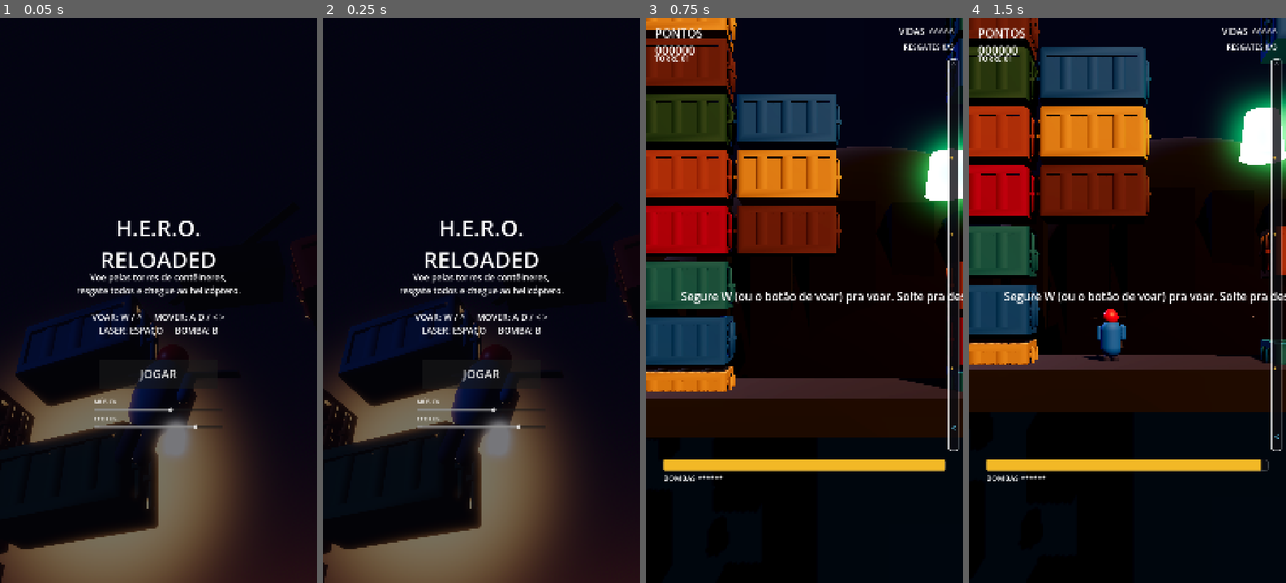
Above: before the commit, frames 1-4 (left to right).
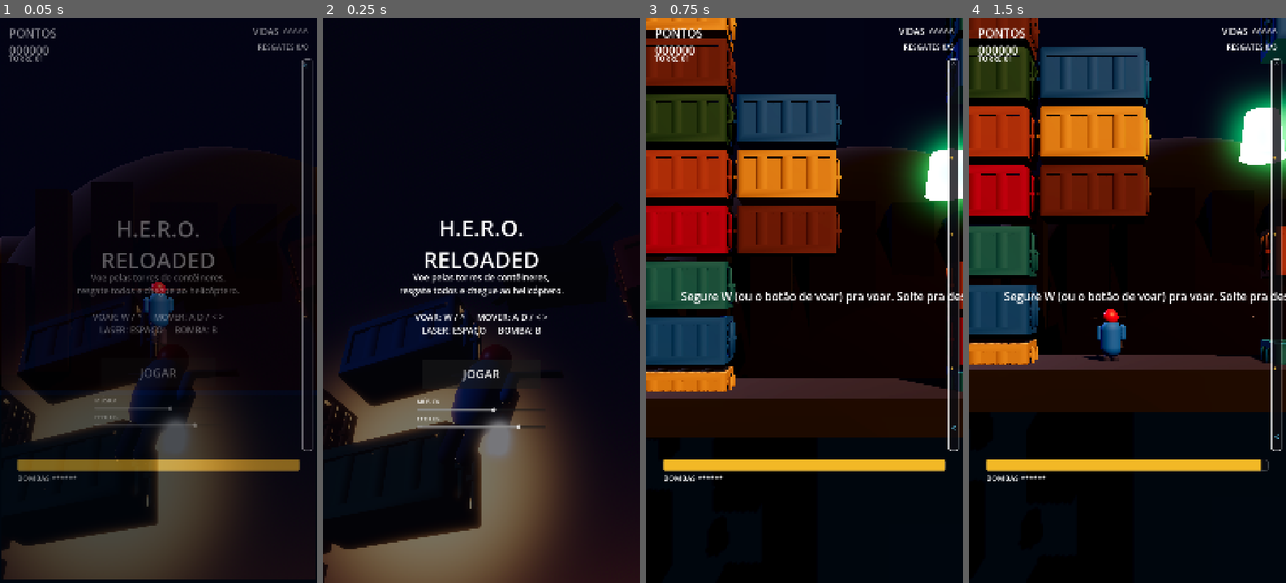
Above: after the commit, the same moments.

Repository: FabriciooPoke/hero-godot
Game: Godot game, scene res://scenes/Main.tscn
Two runs of this game, one before a commit and one after it. Both use one fixed random seed, a clock stepped at 60 frames per second and the inputs below.
Inputs (mouse positions are in pixels of both pictures, inside the frame that each line leads up to):
- Up to frame 1 (0.05 s): no input
- Up to frame 2 (0.25 s): no input
- Up to frame 3 (0.75 s): click "JOGAR" at 0.5 s
- Up to frame 4 (1.5 s): tap Enter at 1.25 s; move the mouse to (1197, 272) at 1.27 s; hold D (mover_direita) from 1.28 s (still down); tap Space (atirar) at 1.35 s; click (1197, 272) at 1.42 s

The runs differ from the first frame. In frame 1, 19% of the frame differs, in the area x 0-100%, y 1-100%; in frame 2, nothing differs; in frame 3, nothing differs; in frame 4, nothing differs.

Commit message:
Adiciona transição suave a todos os painéis de UI
Item #5 da auditoria de excelência. Menu, pausa e fim de fase
apareciam/somem no corte seco. Agora todos usam o mesmo helper
(_revelar/_ocultar em HUD.gd): fade de opacidade + leve "pop" de
escala (0.94→1.0, TRANS_BACK) ao aparecer, fade simples ao sumir —
mesma linguagem de movimento em todo painel do jogo.

_ocultar aceita um callback opcional, então mostrar_nivel_completo/
mostrar_fim continuam disparando a ação (próxima fase / reiniciar) só
depois que a transição termina, sem mudar o fluxo existente.

Testado ao vivo: abrir/fechar pausa via Escape, sem erro no log.

Co-Authored-By: Claude Sonnet 5 <noreply@anthropic.com>

Diff:
--- a/scripts/HUD.gd
+++ b/scripts/HUD.gd
@@ -91,12 +91,38 @@
 		get_viewport().set_input_as_handled()
 
 
+## Painéis apareciam/somem no corte, sem transição nenhuma — esses dois
+## helpers dão um fade + leve "pop" de escala (mesma linguagem em todo
+## painel do jogo: menu, pausa, fim de fase).
+func _revelar(painel: Control) -> void:
+	painel.pivot_offset = painel.size * 0.5
+	painel.visible = true
+	painel.modulate.a = 0.0
+	painel.scale = Vector2(0.94, 0.94)
+	var t := create_tween()
+	t.set_parallel(true)
+	t.tween_property(painel, "modulate:a", 1.0, 0.22).set_trans(Tween.TRANS_SINE).set_ease(Tween.EASE_OUT)
+	t.tween_property(painel, "scale", Vector2.ONE, 0.22).set_trans(Tween.TRANS_BACK).set_ease(Tween.EASE_OUT)
+
+
+func _ocultar(painel: Control, callback: Callable = Callable()) -> void:
+	var t := create_tween()
+	t.tween_property(painel, "modulate:a", 0.0, 0.15).set_trans(Tween.TRANS_SINE).set_ease(Tween.EASE_IN)
+	t.tween_callback(func():
+		painel.visible = false
+		painel.modulate.a = 1.0
+		painel.scale = Vector2.ONE
+		if callback.is_valid():
+			callback.call()
+	)
+
+
 func mostrar_menu() -> void:
-	painel_menu.visible = true
+	_revelar(painel_menu)
 	painel_fim.visible = false
 
 func esconder_menu() -> void:
-	painel_menu.visible = false
+	_ocultar(painel_menu)
 	painel_fim.visible = false
 
 
@@ -132,7 +158,10 @@
 
 
 func mostrar_pausa(mostrar: bool) -> void:
-	painel_pausa.visible = mostrar
+	if mostrar:
+		_revelar(painel_pausa)
+	else:
+		_ocultar(painel_pausa)
 
 
 func mostrar_dano() -> void:
@@ -150,24 +179,22 @@
 
 
 func mostrar_nivel_completo(bonus: int, total: int, ao_continuar: Callable) -> void:
-	painel_fim.visible = true
+	_revelar(painel_fim)
 	$PainelFim/Titulo.text = "EXTRAÇÃO COMPLETA"
 	$PainelFim/Detalhe.text = "Bônus: +%d\nTotal: %d" % [bonus, total]
 	$PainelFim/BotaoAcao.text = "PRÓXIMA TORRE"
 	_religar_botao($PainelFim/BotaoAcao, func():
-		painel_fim.visible = false
-		ao_continuar.call()
+		_ocultar(painel_fim, ao_continuar)
 	)
 
 
 func mostrar_fim(pontos: int, nivel: int, ao_reiniciar: Callable) -> void:
-	painel_fim.visible = true
+	_revelar(painel_fim)
 	$PainelFim/Titulo.text = "FIM DE JOGO"
 	$PainelFim/Detalhe.text = "Pontos: %d\nTorre: %d" % [pontos, nivel]
 	$PainelFim/BotaoAcao.text = "JOGAR DE NOVO"
 	_religar_botao($PainelFim/BotaoAcao, func():
-		painel_fim.visible = false
-		ao_reiniciar.call()
+		_ocultar(painel_fim, ao_reiniciar)
 	)
 
 
Not shown, changed: build/web/index.html
Not shown, changed: build/web/index.pck
